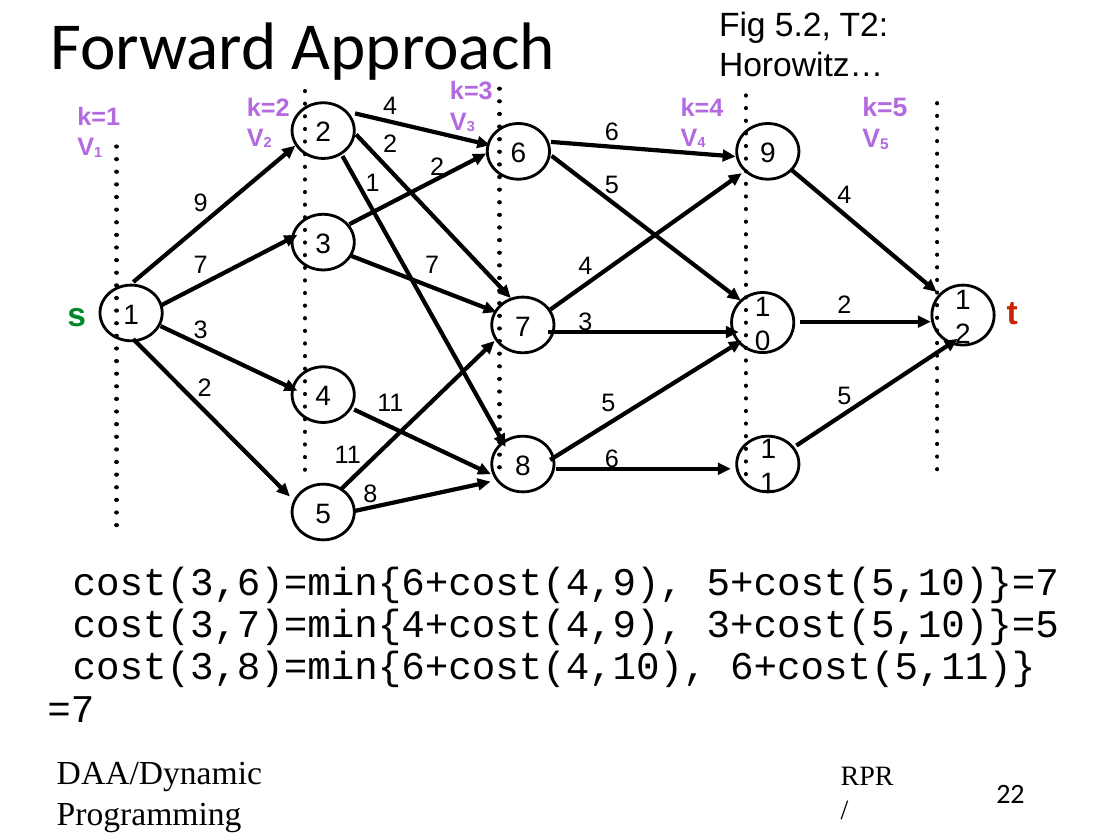
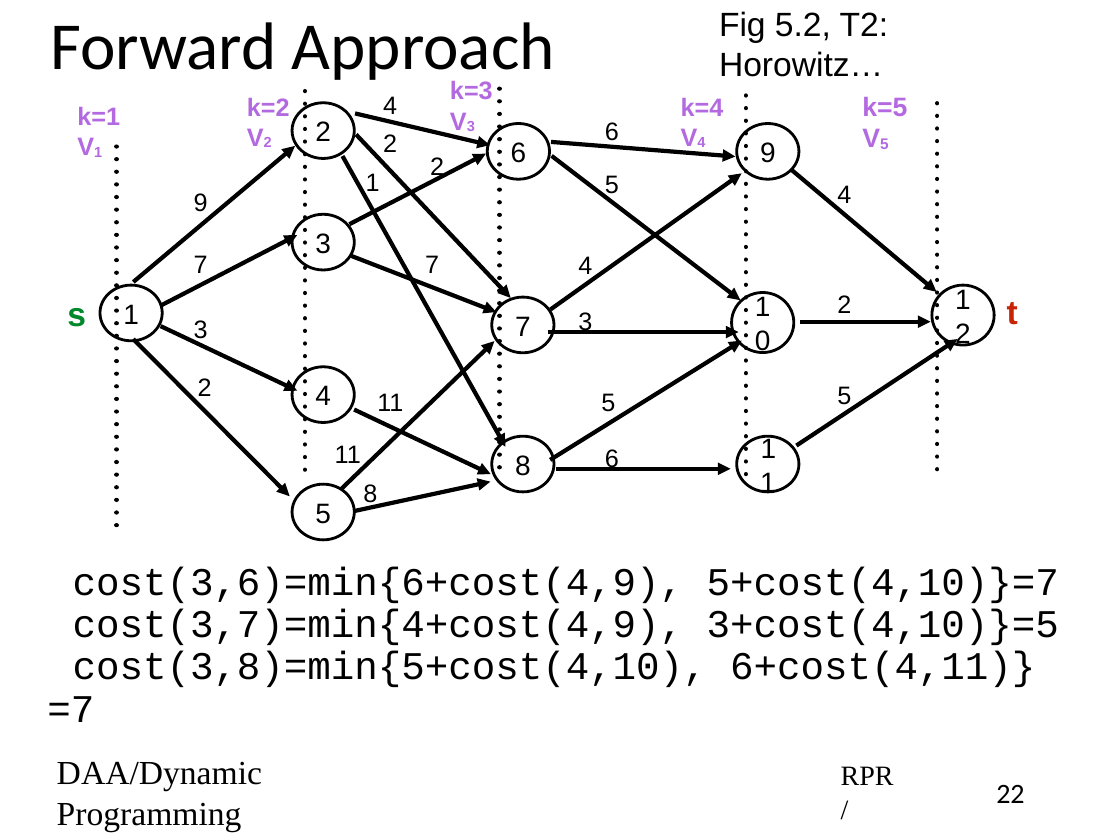
Before and after one commit to rprustagi/2019_20-Even-18CS42-DAA, a slide deck: slide 22 of Slides/2020-Even-DAA-L26-DynProg-MultiStage-Graphs.pptx. Drawn at 1120x840 pixels with LibreOffice and Linux fonts; fonts in the diff are those of the drawing. Boxes give left, top, right and bottom in pixels: in the first picture for what was removed or moved away, otherwise in the second. Text is boxed around its words. In the diff, an @@ line names an element or a change of style, - is before the commit and + after.

```diff
--- a/Slides/2020-Even-DAA-L26-DynProg-MultiStage-Graphs.pptx
+++ b/Slides/2020-Even-DAA-L26-DynProg-MultiStage-Graphs.pptx
@@ text at (47, 566, 1059, 722): text changed @@
-  cost(3,6)=min{6+cost(4,9), 5+cost(5,10)}=7
-  cost(3,7)=min{4+cost(4,9), 3+cost(5,10)}=5
-  cost(3,8)=min{6+cost(4,10), 6+cost(5,11)}=7
+  cost(3,6)=min{6+cost(4,9), 5+cost(4,10)}=7
+  cost(3,7)=min{4+cost(4,9), 3+cost(4,10)}=5
+  cost(3,8)=min{5+cost(4,10), 6+cost(4,11)}=7
```
Also in this commit, not shown: 1 other slide changed, 2 other files.
